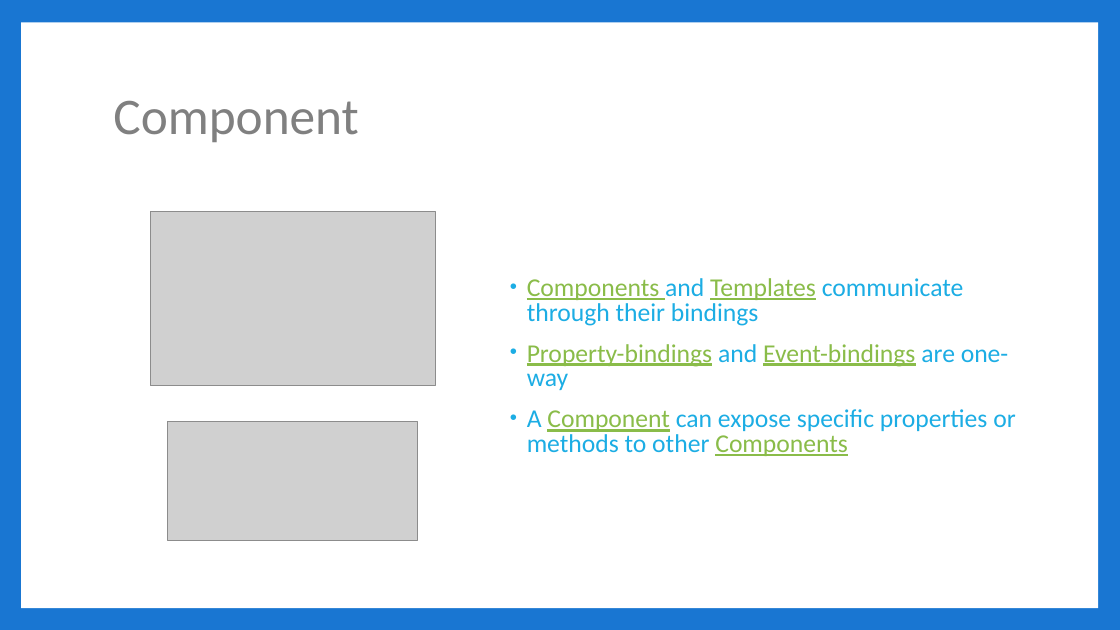
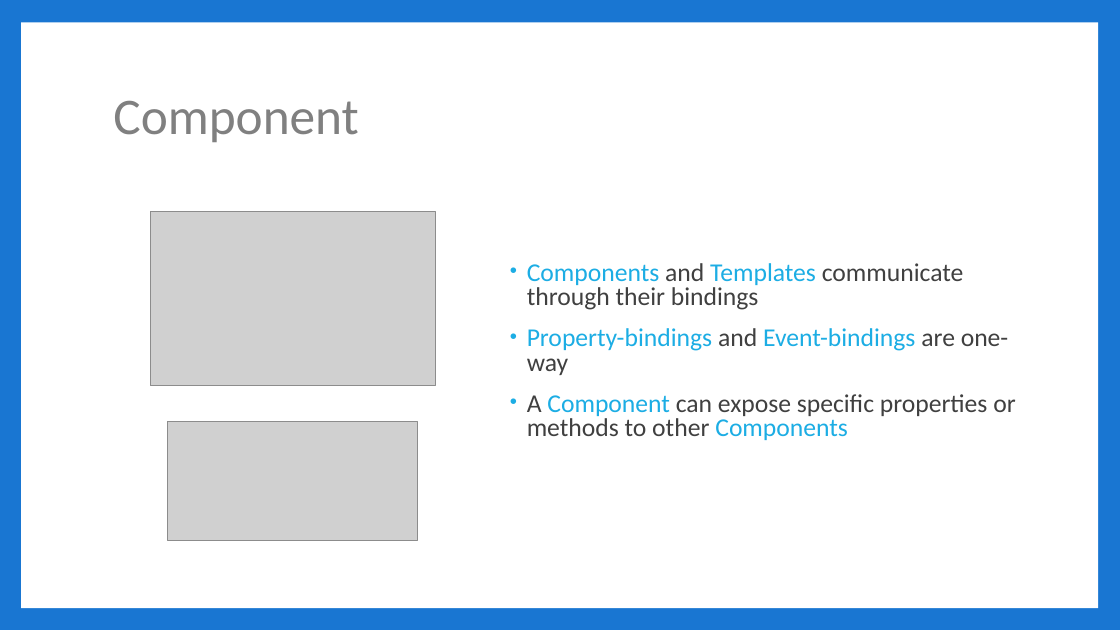
Before and after one commit to jbicks/angular2-demo, a slide deck: slide 5 of Angular2.pptx. Drawn at 1120x630 pixels with LibreOffice and Linux fonts; fonts in the diff are those of the drawing; grey boxes stand for pictures. Boxes give left, top, right and bottom in pixels: in the first picture for what was removed or moved away, otherwise in the second. Text is boxed around its words. In the diff, an @@ line names an element or a change of style, - is before the commit and + after.

```diff
--- a/Angular2.pptx
+++ b/Angular2.pptx
@@ text "Components and Templates communicate through ...": place and size @@
-text "Components and Templates communicate through ..." at [527,278,1015,456]
+text "Components and Templates communicate through ..." at [527,263,1015,440]
@@ text "Components and Templates communicate through ..." at [527,263,1015,440]: text colour #8ABC49 to #1CADE4, underline off in "Components Templates", "Property-bindings Event-bindings", "Component Components"; text colour #1CADE4 to #404040 in "and communicate through their bindings", "and are one-way", "A can expose specific properties or methods ..." @@
```
Also in this commit, not shown: 13 other slides changed.
